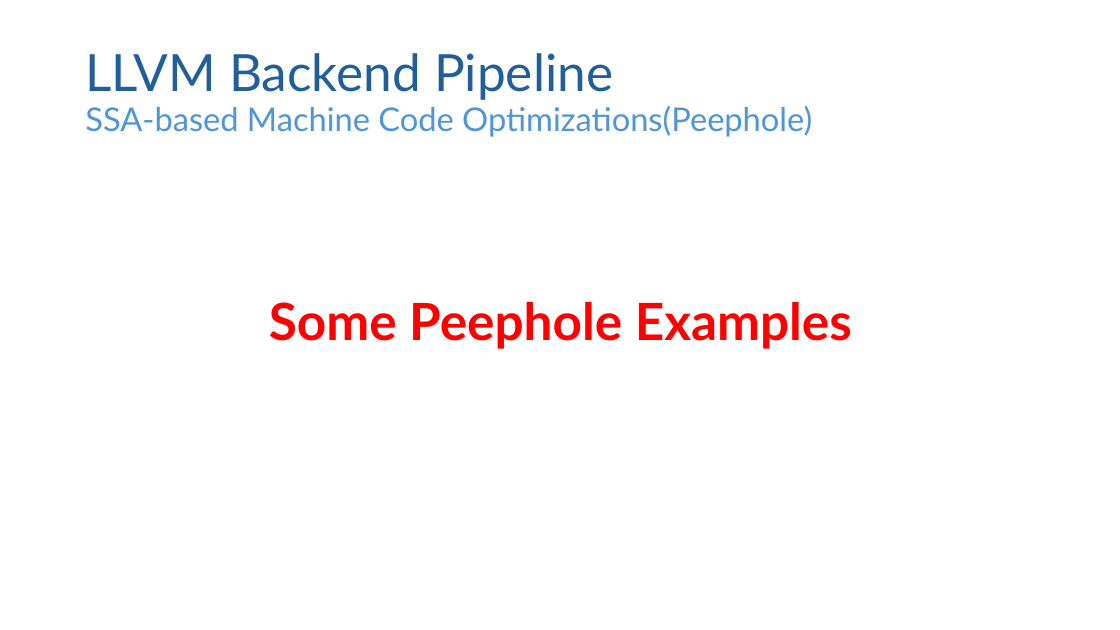
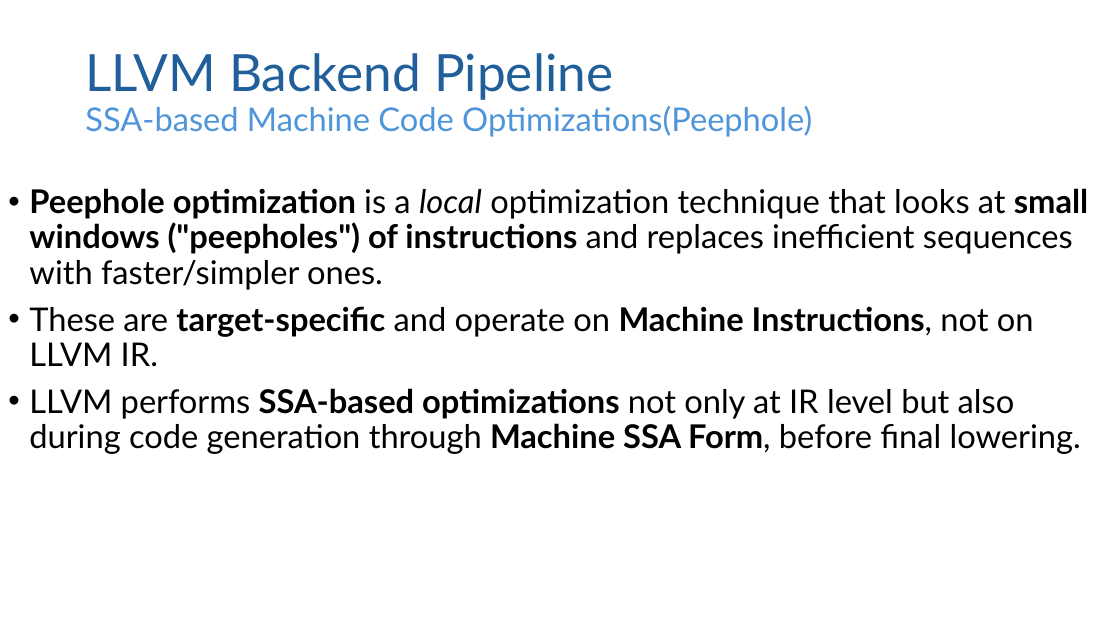
Before and after one commit to Mohamed-Ashraf0/LLVM, a slide deck: slide 14 of week3/slides/Week3-LLVM -Backend.pptx (slide 15 before the commit). Drawn at 1120x630 pixels with LibreOffice and Linux fonts; fonts in the diff are those of the drawing. Boxes give left, top, right and bottom in pixels: in the first picture for what was removed or moved away, otherwise in the second. Text is boxed around its words. In the diff, an @@ line names an element or a change of style, - is before the commit and + after.

```diff
--- a/week3/slides/Week3-LLVM -Backend.pptx
+++ b/week3/slides/Week3-LLVM -Backend.pptx
@@ text at bbox=[29, 188, 1088, 454]: text changed; size 44 to 28 pt; text colour #FF0000 to #000000; bold off @@
-Some Peephole Examples
+• Peephole optimization is a local optimization technique that looks at small windows ("peepholes") of instructions and replaces inefficient sequences with faster/simpler ones.
+• These are target-specific and operate on Machine Instructions, not on LLVM IR.
+• LLVM performs SSA-based optimizations not only at IR level but also during code generation through Machine SSA Form, before final lowering.
```
Also in this commit, not shown: 5 other slides changed, 1 slide added, 2 slides removed.
